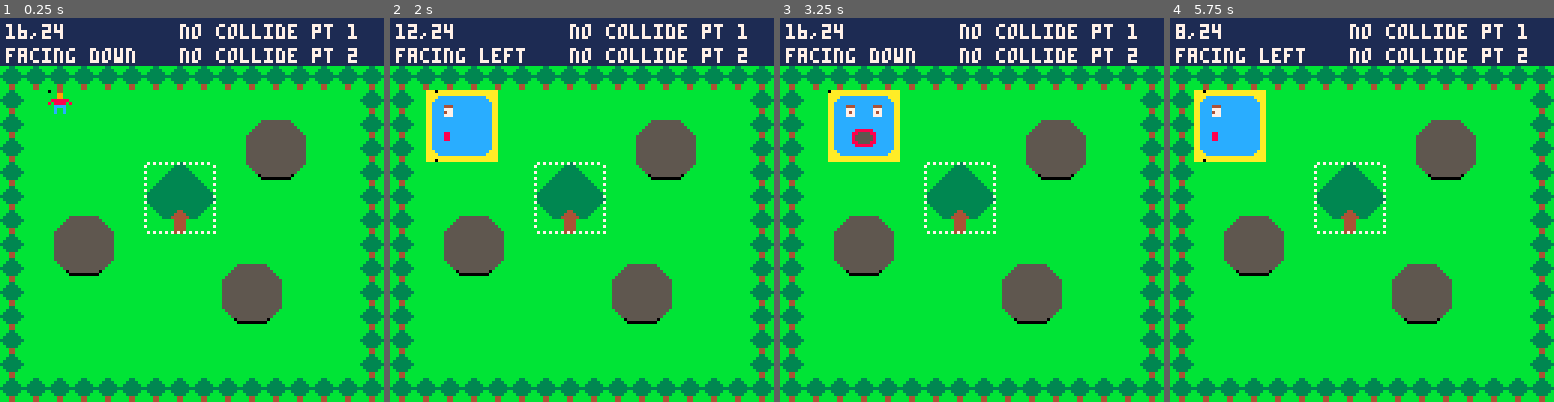
Above: before the commit, frames 1-4 (left to right).
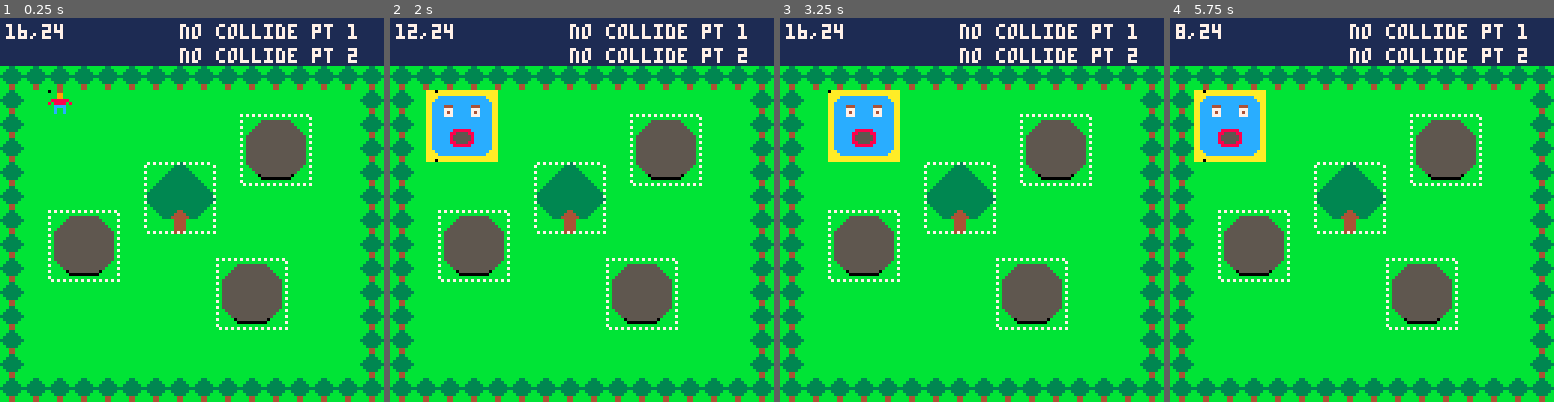
Above: after the commit, the same moments.

Repository: matthewdimatteo/helloworld
Game: PICO-8 cartridge topdown02_map_collision.p8
Two runs of this game, one before a commit and one after it. Both use one fixed random seed, a clock stepped at 60 frames per second and the inputs below.
Inputs:
- Up to frame 1 (0.25 s): no input
- Up to frame 2 (2 s): tap O (Z key) at 0.33, 0.7, 1.43 s; tap X (X key) at 1.07 s; hold Left from 1.97 s (still down)
- Up to frame 3 (3.25 s): tap X (X key) every 0.33 s from 2.07 to 3.07 s; tap O (Z key) at 2.22, 3.1 s; release Left at 2.37 s; hold Down 2.42-2.82 s; hold Right from 2.87 s (still down)
- Up to frame 4 (5.75 s): tap X (X key) every 0.33 s from 3.4 to 5.73 s; release Right at 3.53 s; hold Up 3.58-4.08 s; tap O (Z key) at 3.98, 4.87 s; hold Right 4.13-4.53 s; hold Down 4.58-5.08 s; hold Left from 5.13 s (still down)

The runs differ from the first frame. In frame 1, 1.4% of the frame differs, in the area x 1-82%, y 7-82%; in frame 2, 1.8%; in frame 3, 1.4%; in frame 4, 1.8%.

Commit message:
Add files via upload

Diff:
--- a/topdown02_map_collision.p8
+++ b/topdown02_map_collision.p8
@@ -5,11 +5,17 @@
 -- example 02: map collision
 -- by matthew dimatteo
 
+-- tab 0: game loop
+-- tab 1: make player
+-- tab 2: move player (collision)
+-- tab 3: animate player
+-- tab 4: swap sprite
+
 -- runs once at start
 function _init()
 
 	big=false -- type of sprite
-	make_plyr() -- initialize
+	make_plyr() -- tab 1
 
 	-- map collision variables:
 	-- coordinates of location
@@ -34,19 +40,19 @@
 	-- player is trying to move to
 	-- (also just given a default
 	-- value to initialize)
-	hf1=1 -- has flag (point 1)
-	hf2=1 -- has flag (point 2)
+	is_wall1=1 -- has flag (point 1)
+	is_wall2=1 -- has flag (point 2)
 
 end -- end _init()
 
 -- loops 30x/sec
 function _update()
-	move_plyr() -- tab 1
+	move_plyr() -- tab 2
 	anim_plyr() -- tab 3
 
 	-- press z to swap sprite
 	if btnp(🅾️) then
-		swap_sprite() -- tab 2
+		swap_sprite() -- tab 4
 	end -- end if btnp(🅾️)
 
 end -- end _update()
@@ -59,20 +65,19 @@
 
 	-- print coordinates and direction
 	print(plyr.x..","..(plyr.y),2,2,7)
-	print("facing "..plyr.facing,2,10,7)
 
 	-- print flag-checking boolean
 	-- values (true if wall)
-	if hf1 == true then
+	if is_wall1 == true then
 		print("collide pt 1",60,2,10)
 	else
 		print("no collide pt 1",60,2,7)
-	end -- end if hf1 == true
-	if hf2 == true then
+	end -- end if is_wall1 == true
+	if is_wall2 == true then
 		print("collide pt 2",60,10,10)
 	else
 		print("no collide pt 2",60,10,7)
-	end -- end if hf2 == true
+	end -- end if is_wall2 == true
 
 	-- draw target coords as dots
 	rect(tx,ty,tx,ty,0)
@@ -80,8 +85,8 @@
 
  	-- print the sprite number of
  	-- the adjacent map tiles
-	if t1 >0 and t2 > 0
-	and(hf1 or hf2)
+	if t1 > 0 and t2 > 0
+	and(is_wall1 or is_wall2)
 	then
 		if plyr.facing=="left" then
 			print(t1,tx-4,ty-2,0)
@@ -96,11 +101,11 @@
 			print(t1,tx-4,ty+2,0)
 			print(t2,tx2+3,ty2+2,0)
 		end -- end if facing
-	end -- end if t1+t2+hf1/hf2
+	end -- end if t1+t2+is_wall1/is_wall2
 
 end -- end _draw()
 -->8
--- player
+-- make player
 function make_plyr()
 	plyr = {} -- player object
 
@@ -122,24 +127,33 @@
 	plyr.y=24
 
 	-- direction
-	plyr.facing="down"
 	plyr.flip=false
 
 	plyr.spd=4 -- speed
-
 end -- end make_plyr()
-
+-->8
+-- move player
 function move_plyr()
 
 	-- left arrow
 	if btnp(⬅️) then
 
-	 	-- tx is one tile to
-	 	-- the left of the player
+		-- tx and ty are the target
+		-- x,y of the tile the player
+		-- is trying to move to
+
+		-- we check 2 points
+		-- (tx,ty and tx2, ty2)
+		-- to check opposite sides
+		-- of the player
+
+		-- target is to the left of
+		-- the player
 		tx=plyr.x-1
 		ty=plyr.y
-		plyr.facing="left"
-
+
+		-- factor in the height for
+		-- the second point
 		tx2=tx
 		ty2=plyr.y+plyr.h-1
 
@@ -148,15 +162,13 @@
 	-- right arrow
 	if btnp(➡️) then
 
-	 	-- tx is one player width
-	 	-- to the right of the player
+		-- target is to the right
+		-- of the player
 		tx=plyr.x+plyr.w
 		ty=plyr.y
-		plyr.facing="right"
-
-		-- we also need to check the
-		-- lower side of the quadrant
-		-- to the right
+
+		-- factor in the height for
+		-- the second point
 		tx2=tx
 		ty2=plyr.y+plyr.h-1
 
@@ -165,12 +177,12 @@
 	-- up arrow
 	if btnp(⬆️) then
 
-	 	-- ty is one tile
-	 	-- above the player
+		-- target is above the player
 		tx=plyr.x
 		ty=plyr.y-1
-		plyr.facing="up"
-
+
+		-- factor in the width for the
+		-- second point
 		tx2=plyr.x+plyr.w-1
 		ty2=ty
 
@@ -179,17 +191,14 @@
 	-- down arrow
 	if btnp(⬇️) then
 
-	 	-- ty is one player width
-	 	-- below the player
+		-- target is below the player
 		tx=plyr.x
 		ty=plyr.y+plyr.h
-		plyr.facing="down"
-
-		-- we also need to check the
-		-- right side of the quadrant
-		-- below the player
+
+		-- factor in the width for the
+		-- second point
 		tx2=plyr.x+plyr.w-1
-  		ty2=ty
+		ty2=ty
 
 	end -- end if btn ⬇️
 
@@ -200,103 +209,112 @@
 	-- from pixels to tiles, and
 	-- use flr to round down
 	t1=mget(flr(tx/8),flr(ty/8))
- 	t2=mget(flr(tx2/8),flr(ty2/8))
+	t2=mget(flr(tx2/8),flr(ty2/8))
 
 	-- feed sprite number into fget
 	-- to check whether that sprite
 	-- has flag 0 (wall) turned on
-	hf1=fget(t1,0)
-	hf2=fget(t2,0)
-
-	-- hf1/hf2 will return false if
+	is_wall1=fget(t1,0)
+	is_wall2=fget(t2,0)
+
+	-- is_wall1/is_wall2 will return false if
 	-- no wall flag is turned on;
 	-- move the player in this case
-	if hf1 == false
-	and hf2 == false
+	if is_wall1 == false
+	and is_wall2 == false
 	then
 
-	 	-- move left
+		-- move left
 		if btnp(⬅️) then
-		 plyr.x-=plyr.spd
+			plyr.x-=plyr.spd
 		end -- end if btnp(⬅️)
 
 		-- move right
 		if btnp(➡️) then
-		 plyr.x+=plyr.spd
+			plyr.x+=plyr.spd
 		end -- end if btnp(➡️)
 
 		-- move up
 		if btnp(⬆️) then
-		 plyr.y-=plyr.spd
+			plyr.y-=plyr.spd
 		end -- end if btnp(⬆️)
 
 		-- move down
 		if btnp(⬇️) then
-		 plyr.y+=plyr.spd
+			plyr.y+=plyr.spd
 		end -- end if btnp(⬇️)
 
-	end -- end if hf1/hf2 false
+	end -- end if is_wall1/is_wall2 false
 
 end -- end move_plyr()
+-->8
+-- animate player
+function anim_plyr()
+
+	-- left
+	if plyr.facing=="left" then
+		if big==true then
+			plyr.n=128
+			plyr.flip=true
+		else
+			plyr.n=66
+			plyr.flip=true
+		end -- end if big
+
+	-- right
+	elseif plyr.facing=="right" then
+		if big==true then
+			plyr.n=128
+			plyr.flip=false
+		else
+			plyr.n=66
+			plyr.flip=false
+		end -- end if big
+
+	-- up
+	elseif plyr.facing=="up" then
+		if big==true then
+			plyr.n=132
+			plyr.flip=false
+		else
+			plyr.n=65
+			plyr.flip=false
+		end -- end if big
+
+	-- down
+	elseif plyr.facing=="down" then
+		if big==true then
+			plyr.n=70
+			plyr.flip=false
+		else
+			plyr.n=64
+			plyr.flip=false
+		end -- end if big
+	end -- end if facing
+
+end -- end anim_plyr()
 -->8
 -- swap sprite
 function swap_sprite()
 
- -- switch from big to small
- -- and vice-versa
- if big == true then
-	 big = false
+	-- switch from big to small
+	-- and vice-versa
+	if big == true then
+		big = false
 	elseif big == false then
-	 big = true
- end -- end if big
-
- -- re-initialize the player
- make_plyr()
-
- -- update map collision vars
- tx=plyr.x
- ty=plyr.y
- tx2=tx
- ty2=ty
-
-end -- end function swap_sprite
--->8
--- animate player
-function anim_plyr()
- if plyr.facing=="left" then
-  if big==true then
-   plyr.n=128
-   plyr.flip=true
-  else
-   plyr.n=66
-   plyr.flip=true
-  end -- end if big
- elseif plyr.facing=="right" then
- 	if big==true then
-  	plyr.n=128
-   plyr.flip=false
-  else
-  	plyr.n=66
-   plyr.flip=false
-  end -- end if big
- elseif plyr.facing=="up" then
- 	if big==true then
-  	plyr.n=132
-   plyr.flip=false
-  else
-   plyr.n=65
-   plyr.flip=false
-  end -- end if big
- elseif plyr.facing=="down" then
- 	if big==true then
-   plyr.n=70
-   plyr.flip=false
-  else
-   plyr.n=64
-   plyr.flip=false
-  end -- end if big
- end -- end if facing
-end -- end anim_plyr()
+		big = true
+	end -- end if big
+
+	-- re-initialize the player
+	make_plyr()
+
+	-- update map collision vars
+	tx=plyr.x
+	ty=plyr.y
+	tx2=tx
+	ty2=ty
+
+   end -- end function swap_sprite
 
 
 
Not shown, changed: 24 lines of the sprite sheet (__gfx__) section of topdown02_map_collision.p8
